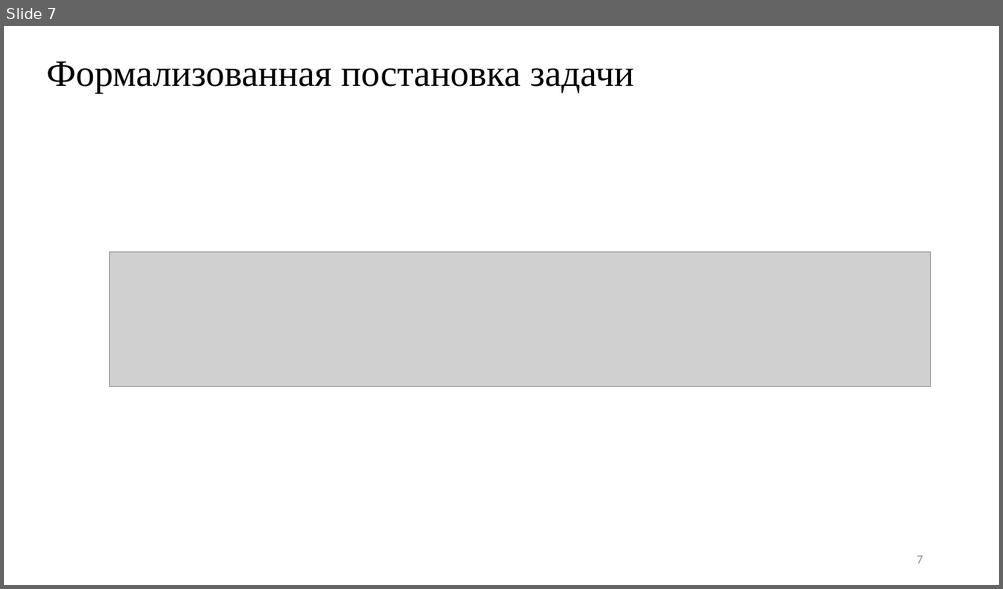
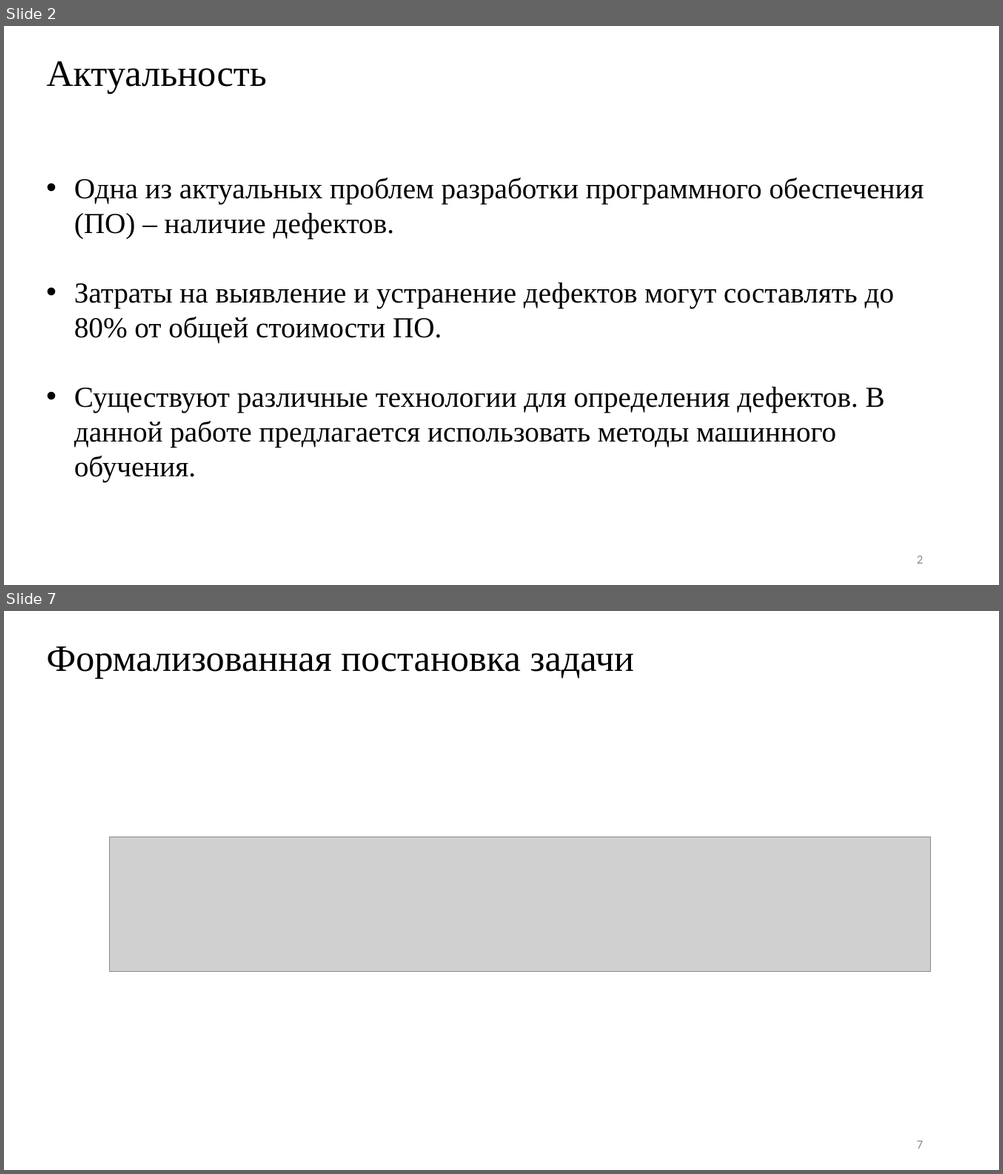
Before and after one commit to ilyasssklimov/bmstu_DefectDetection, a slide deck: doc/presentation/КлимовИС_ВКР_презентация.pptx. Shown one above the other, each under a label of ours: slide 7 before the commit, slides 2 and 7 after it; the slides between them are not shown. The pictures are 1003x589 and 1003x1174 pixels, drawn with LibreOffice and Linux fonts; fonts in the diff are those of the drawing; grey boxes stand for pictures. Boxes give left, top, right and bottom in pixels: in the first picture for what was removed or moved away, otherwise in the second. Text is boxed around its words. In the diff, an @@ line names an element or a change of style, - is before the commit and + after.

```diff
--- a/doc/presentation/КлимовИС_ВКР_презентация.pptx
+++ b/doc/presentation/КлимовИС_ВКР_презентация.pptx
@@ slide 2 added at (4, 26, 999, 585), background #FFFFFF @@
@@ title added at (46, 61, 267, 93), 36 pt, text #000000 @@
+Актуальность
@@ text added at (74, 178, 924, 483), 28 pt, text #000000 @@
+• Одна из актуальных проблем разработки программного обеспечения (ПО) – наличие дефектов.
+• Затраты на выявление и устранение дефектов могут составлять до 80% от общей стоимости ПО.
+• Существуют различные технологии для определения дефектов. В данной работе предлагается использовать методы машинного обучения.
@@ page number added at (916, 556, 922, 564), 12 pt, text #8C8C8C @@
+2
```
Also in this commit, not shown: 12 slides changed, 3 other slides added, 2 slides removed, 11 other files.
